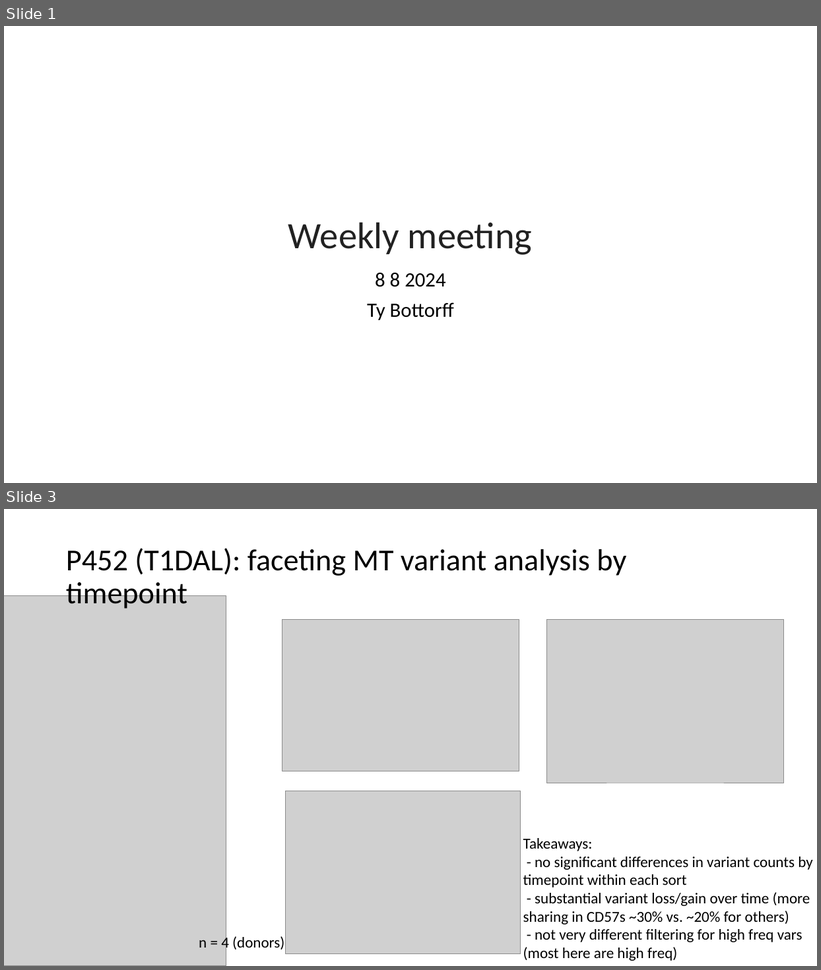
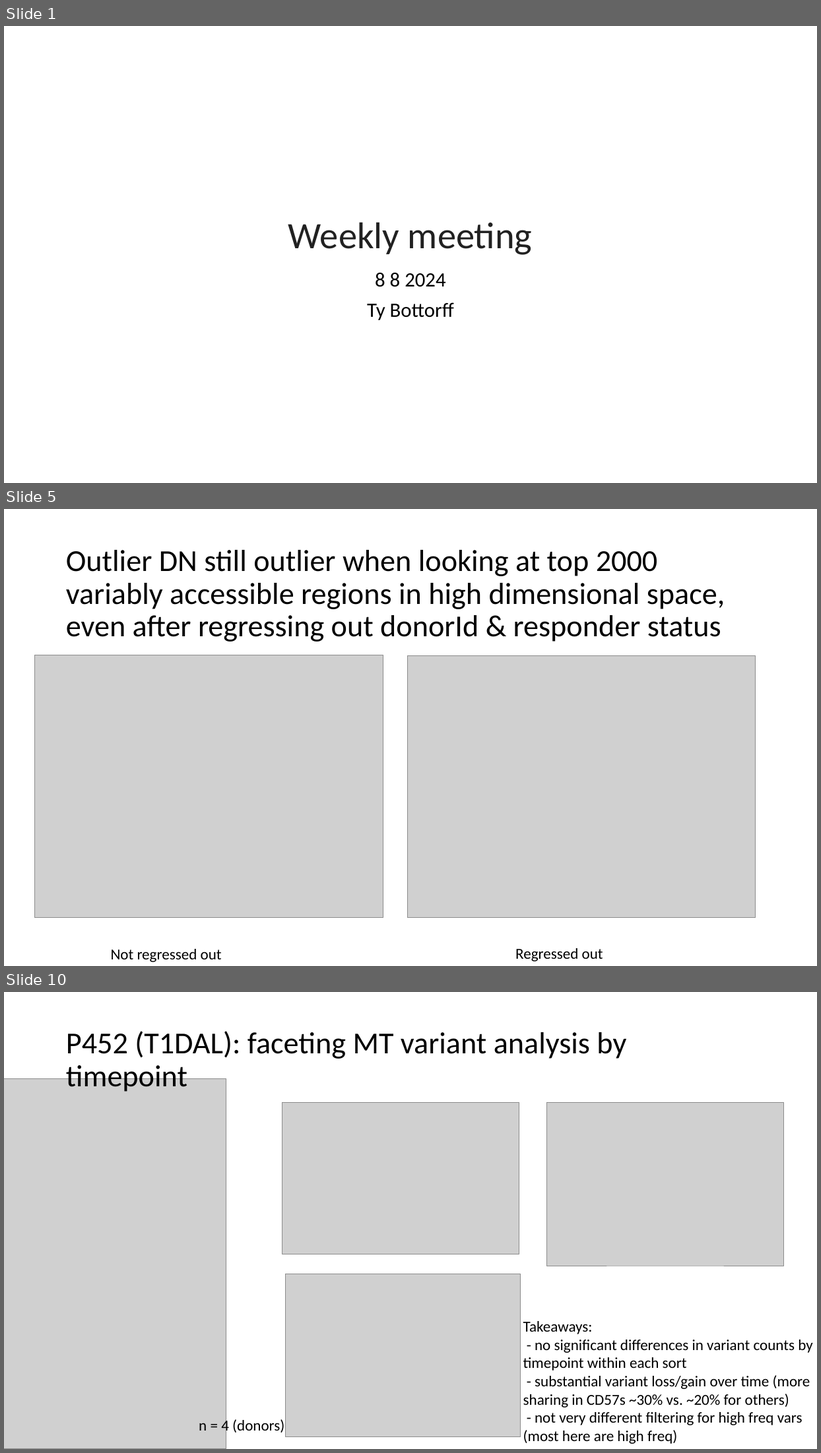
Before and after one commit to tybottorff/bottorffdocs, a slide deck: presentations/weekly_meetings/8_8_24.pptx. Shown one above the other, each under a label of ours: slides 1 and 3 before the commit, slides 1, 5 and 10 after it; the slides between them are not shown. The pictures are 821x970 and 821x1453 pixels, drawn with LibreOffice and Linux fonts; fonts in the diff are those of the drawing; grey boxes stand for pictures. Boxes give left, top, right and bottom in pixels: in the first picture for what was removed or moved away, otherwise in the second. Text is boxed around its words. In the diff, an @@ line names an element or a change of style, - is before the commit and + after.

```diff
--- a/presentations/weekly_meetings/8_8_24.pptx
+++ b/presentations/weekly_meetings/8_8_24.pptx
@@ slide 5 added at (4, 509, 817, 966), background #FFFFFF @@
@@ title added at (66, 550, 725, 642), 36 pt, text #000000 @@
+Outlier DN still outlier when looking at top 2000 variably accessible regions in high dimensional space, even after regressing out donorId & responder status
@@ picture added at (34, 656, 383, 918) @@
@@ picture added at (407, 656, 756, 918) @@
@@ text added at (111, 949, 222, 962), 18 pt, text #000000 @@
+Not regressed out
@@ text added at (516, 949, 603, 962), 18 pt, text #000000 @@
+Regressed out
@@ what was slide 3 is now slide 10 @@
```
Also in this commit, not shown: 2 slides changed, 5 other slides added, 2 slides removed.
